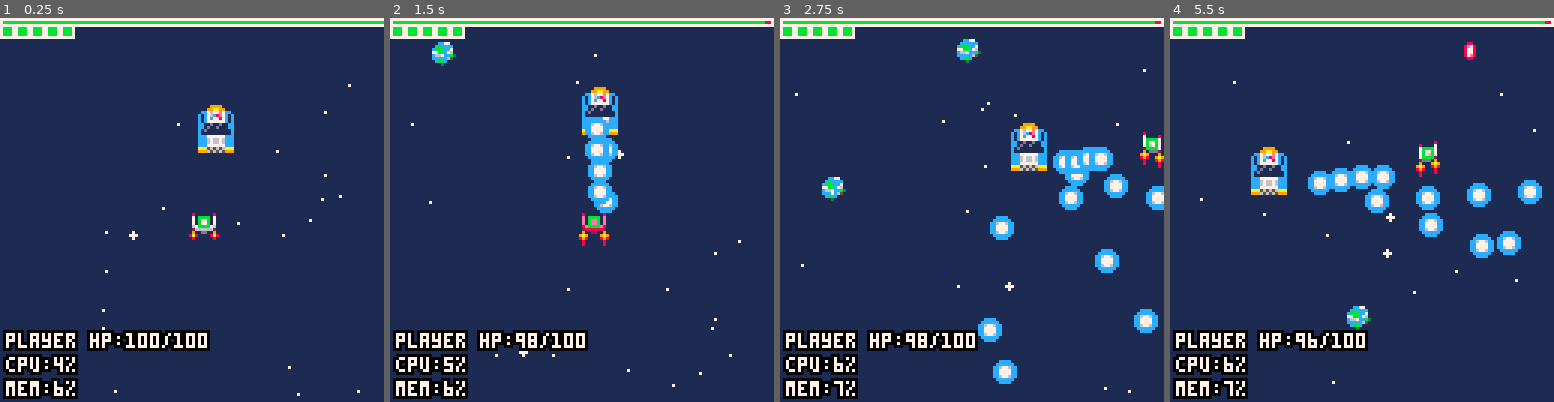
Above: before the commit, frames 1-4 (left to right).
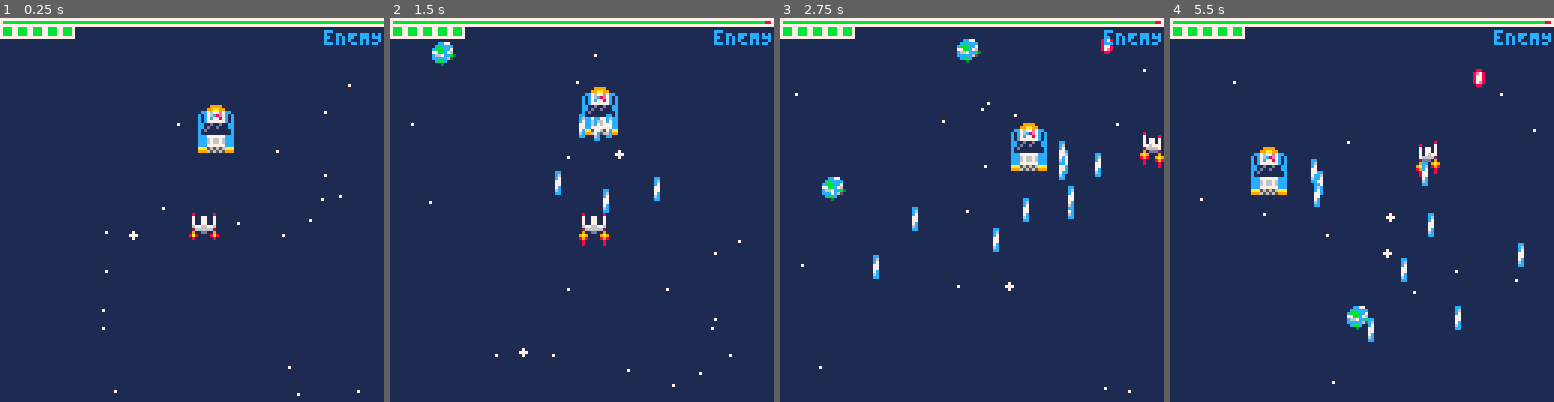
Above: after the commit, the same moments.

Repository: QuentinWidlocher/YogcastJam2020
Game: PICO-8 cartridge game.p8
Same seed, same stepped clock (60 frames per second), same inputs: the game is played once before the commit and once after it.
Inputs:
- Up to frame 1 (0.25 s): no input
- Up to frame 2 (1.5 s): tap X (X key) at 0.33, 1.07 s; tap O (Z key) at 0.7 s
- Up to frame 3 (2.75 s): hold Right 1.6-2.1 s; tap O (Z key) at 1.7, 2.1, 2.5 s; tap X (X key) at 1.85 s; hold Up 2.15-2.42 s; hold Right from 2.47 s (still down)
- Up to frame 4 (5.5 s): tap O (Z key) every 0.4 s from 2.9 to 5.3 s; tap X (X key) at 2.97, 4.08, 5.2 s; release Right at 3.03 s; hold Left 3.08-3.58 s; hold Down 3.63-3.97 s; hold Right 4.02-4.68 s; hold Up 4.73-5.03 s; hold Left from 5.08 s (still down)

The runs differ from the first frame. In frame 1, 5.0% of the frame differs, in the area x 0-100%, y 3-100%; in frame 2, 6.7%; in frame 3, 8.8%; in frame 4, 8.9%.

Commit message:
:art: Changed the ShootingTypes so they can store bullet info

Diff:
--- a/game.p8
+++ b/game.p8
@@ -84,14 +84,14 @@
 00000000000000000000000000000000000000000000000000000000000000000000000000000000000000000000000000000000000000000000000000000000
 00000000000000000000000000000000000000000000000000000000000000000000000000000000000000000000000000000000000000000000000000000000
 00000000000000000000000000000000000000000000000000000000000000000000000000000000000000000000000000000000000000000000000000000000
-000000999900000000cccc0000000000000000000000000000000000000000000000000000000000000000000000000000000000000000000000000000000000
-0000099aa99000000cccccc000088000000000000000000000000000000000000000000000000000000000000000000000000000000000000000000000000000
-000cc7677e7cc000cc6776cc008e7800000000000000000000000000000000000000000000000000000000000000000000000000000000000000000000000000
-00c1c76c8e7c1c00cc7777cc00877800000000000000000000000000000000000000000000000000000000000000000000000000000000000000000000000000
-00c1c7c7787c1c00cc7777cc00877800000000000000000000000000000000000000000000000000000000000000000000000000000000000000000000000000
-00c1c777777c1c00cc6776cc0087e800000000000000000000000000000000000000000000000000000000000000000000000000000000000000000000000000
-00cc11d11d11cc000cccccc000088000000000000000000000000000000000000000000000000000000000000000000000000000000000000000000000000000
-00cc1d11d111cc0000cccc0000000000000000000000000000000000000000000000000000000000000000000000000000000000000000000000000000000000
+000000999900000000cccc000000000000000000000cc00000000000000000000000000000000000000000000000000000000000000000000000000000000000
+0000099aa99000000cccccc00008800006700070000c600000000000000000000000000000000000000000000000000000000000000000000000000088800000
+000cc7677e7cc000cc6776cc008e780000600660000c700000000000000000000000000000000000000000000000000000000000000000000000000080000000
+00c1c76c8e7c1c00cc7777cc00877800000c70000007700000000000000000000000000000000000000000000000000000000000000000000000000088088088
+00c1c7c7787c1c00cc7777cc00877800000cc0000007700000000000000000000000000000000000000000000000000000000000000000000000000080080080
+00c1c777777c1c00cc6776cc0087e800067006000007c00000000000000000000000000000000000000000000000000000000000000000000000000088880080
+00cc11d11d11cc000cccccc000088000060006700006c00000000000000000000000000000000000000000000000000000000000000000000000000000000000
+00cc1d11d111cc0000cccc000000000000000000000cc00000000000000000000000000000000000000000000000000000000000000000000000000000000000
 00c1d11111111c0003333330000a0000000000000000000000000000000000000000000000000000000000000000000000000000000000000000000000000000
 00c1111111111c0033bbbb3300a99000000000000000000000000000000000000000000000000000000000000000000000000000000000000000000000000000
 00ccc777777ccc003b7777b30a676900000000000000000000000000000000000000000000000000000000000000000000000000000000000000000000000000
--- a/src/draw/bossbar.draw.lua
+++ b/src/draw/bossbar.draw.lua
@@ -3,6 +3,8 @@
     rectfill(0,0,SCREEN_SIZE,2,7)
     rectfill(1,1,SCREEN_SIZE-2,1,8)
     rectfill(1,1,(SCREEN_SIZE - 2)*(enemies[1].hp.value+1)/enemies[1].hp.max,1,11)
+
+    print("eNEMY", SCREEN_SIZE - #"eNEMY"*4, 4, 12)
 
     --Phase counters
     local cell_size = 5
--- a/src/draw/main.draw.lua
+++ b/src/draw/main.draw.lua
@@ -12,5 +12,5 @@
     draw_player()
     draw_bullets()
     draw_bossbar()
-    draw_debug(true)
+    draw_debug(false)
 end
--- a/src/helpers.lua
+++ b/src/helpers.lua
@@ -48,7 +48,7 @@
 ---@param y number
 function cooltext(text,x,y)
     print(text,x,y+1,6)
-    print(text,x,y,5)
+    print(text,x,y,7)
 end
 
 ---@param text string
--- a/src/init/enemies.init.lua
+++ b/src/init/enemies.init.lua
@@ -9,7 +9,7 @@
         h = fromOct(2),
         x = SCREEN_SIZE / 2,
         y = SCREEN_SIZE / 4,
-        shootingType = BulletstreamShootingType
+        shootingType = shallowCopy(TrishotShootingType)
     })
 
     add(enemies, enemy)
--- a/src/models/basic-enemy.model.lua
+++ b/src/models/basic-enemy.model.lua
@@ -3,7 +3,7 @@
 ---@field public dir Vector
 ---@field public hp Gauge
 ---@field public movingCooldown Gauge
----@field public shootingCooldown Gauge
+---@field public shootingType.cooldown Gauge
 ---@field public bulletPool Bullet[]
 ---@field public shootingType DefaultShootingType
 BasicEnemy = GameObject:new({
@@ -11,10 +11,9 @@
     dir = getRandomDirection(),
     hp = { value = 100, max = 100 },
     movingCooldown = { value = 0, max = 10 },
-    shootingCooldown = { value = 0, max = 10 },
     hurtCooldown = { value = 0, max = 5 },
-    shootingType = DefaultShootingType,
-    movingType = DefaultEnemyMovingType,
+    shootingType = shallowCopy(DefaultShootingType),
+    movingType = shallowCopy(DefaultEnemyMovingType),
     phase = 5,
     __type = "BasicEnemy",
 })
@@ -30,27 +29,22 @@
 end
 
 function BasicEnemy:shoot()
-    self.shootingCooldown.value = self.shootingCooldown.value + 1
+    self.shootingType.cooldown.value = self.shootingType.cooldown.value + 1
 
-    if self.shootingCooldown.value >= self.shootingCooldown.max then
+    if self.shootingType.cooldown.value >= self.shootingType.cooldown.max then
         local pos = self:getCenteredPos()
         local targetPos = player:getCenteredPos()
 
         self.shootingType.from = pos
         self.shootingType.dir = subtractVectors(pos, targetPos)
 
-        local bullet = Bullet:new(
-            {
-                speed = 1,
-                playerVersion = false,
-            }
-        )
+        local bullet = Bullet:new({ playerVersion = false })
         bullet:init()
 
         self.shootingType:shoot(bullet)
 
         -- reset the cooldown
-        self.shootingCooldown.value = 0
+        self.shootingType.cooldown.value = 0
     end
 end
 
--- a/src/models/bg-particle.model.lua
+++ b/src/models/bg-particle.model.lua
@@ -12,6 +12,6 @@
 end
 
 function BgParticle:update()
-    self.y += self.speed
-    self.lifetime -= 1
+    self.y = self.y + self.speed
+    self.lifetime = self.lifetime - 1
 end
--- a/src/models/bullet.model.lua
+++ b/src/models/bullet.model.lua
@@ -13,7 +13,7 @@
 
     speed = 2,
     dir = { x = 0, y = 0 },
-    life = 50,
+    life = 100,
     dmg = 1,
 
     w = fromOct(1),
--- a/src/models/moving-types/default-enemy.model.lua
+++ b/src/models/moving-types/default-enemy.model.lua
@@ -11,7 +11,7 @@
     end
 
     -- change direction after cooldown
-    if enemy.movingCooldown.value >= enemy.shootingCooldown.max then
+    if enemy.movingCooldown.value >= enemy.movingCooldown.max then
         changeDirection()
     end
 
--- a/src/models/player.model.lua
+++ b/src/models/player.model.lua
@@ -50,19 +50,19 @@
     self.movingx = false
     self.movingy = false
     if btn(GAMEPAD.UP) then
-        self.ay -= 1
+        self.ay = self.ay - 1
         self.movingy = true
     end
     if btn(GAMEPAD.DOWN) then
-        self.ay += 1
+        self.ay = self.ay + 1
         self.movingy = true
     end
     if btn(GAMEPAD.LEFT) then
-        self.ax -= 1
+        self.ax = self.ax - 1
         self.movingx = true
     end
     if btn(GAMEPAD.RIGHT) then
-        self.ax += 1
+        self.ax = self.ax + 1
         self.movingx = true
     end
 end
@@ -113,7 +113,7 @@
 end
 
 function Player:updateFlames()
-    self.flameCounter += 1
+    self.flameCounter = self.flameCounter + 1
     if self.flameCounter % 4 < 2 then
         self.flameSprite = SPRITES.FLAMES.OFF
     else
--- a/src/models/shooting-types/bulletstream.model.lua
+++ b/src/models/shooting-types/bulletstream.model.lua
@@ -1,12 +1,20 @@
+---@class BulletstreamShootingType : ShootingType
 BulletstreamShootingType = shallowCopy(ShootingType)
+BulletstreamShootingType.cooldown = { value = 0, max = 40 }
+BulletstreamShootingType.speed = 2.5
+BulletstreamShootingType.sprite = 68
 
+---@param bullet Bullet
 function BulletstreamShootingType:shoot(bullet)
     bullet.x = self.from.x
     bullet.y = self.from.y
+    bullet.speed = self.speed
+    bullet.top_left_sprite = self.sprite
     bullet.dir = normalize(self.dir)
+
     for i=1,4 do
         local bulletCopy = shallowCopy(bullet)
-        bulletCopy.speed = i
+        bulletCopy.speed = i * (2.5/4)
         add(bulletPool, bulletCopy)
     end
 end
--- a/src/models/shooting-types/default.model.lua
+++ b/src/models/shooting-types/default.model.lua
@@ -1,12 +1,13 @@
 ---@class DefaultShootingType : ShootingType
----@field public from Vector
----@field public dir Vector
 DefaultShootingType = shallowCopy(ShootingType)
+DefaultShootingType.cooldown = { value = 0, max = 20 }
+DefaultShootingType.speed = 2
 
 ---@param bullet Bullet
 function DefaultShootingType:shoot(bullet)
     bullet.x = self.from.x
     bullet.y = self.from.y
+    bullet.speed = self.speed
     bullet.dir = normalize(self.dir)
 
     -- add the bullet to the pool so it'll be drawn and updated
--- a/src/models/shooting-types/homing.model.lua
+++ b/src/models/shooting-types/homing.model.lua
@@ -1,15 +1,20 @@
 ---@class HomingShootingType : ShootingType
----@field public from Vector
----@field public dir Vector
 HomingShootingType = shallowCopy(ShootingType)
+HomingShootingType.cooldown = { value = 0, max = 20 }
+HomingShootingType.speed = 1
+HomingShootingType.sprite = 66
 
 ---@param bullet Bullet
 function HomingShootingType:shoot(bullet)
     bullet.x = self.from.x
     bullet.y = self.from.y
+    bullet.speed = self.speed
+    bullet.top_left_sprite = self.sprite
     bullet.dir = normalize(self.dir)
 
+    -- here we give the bullet another update function because is behavior is different
     function bullet:update()
+        -- First we create a large invisible collider located at the bullet position
         local r = fromOct(4)
         local collider = {
                 x = self.x - r,
@@ -17,13 +22,18 @@
                 w = r * 2,
                 h = r * 2,
             }
+
+        -- We prepare useful functions
         local function collides(e) return e:collide(collider) end
         local function distanceToBullet(v) return getVectorDistance({x = self.x, y = self.y}, v) end
 
         ---@type Vector
         local target = nil
 
+        -- If the player is shooting
         if self.playerVersion then
+
+            -- we locate all the enemis around the bullet
             ---@type BasicEnemy[]
             local hittenEnemies = M.filter(enemies, collides)
 
@@ -31,9 +41,11 @@
 
                 local chosenEnemy
 
+                -- If we located only one target we choose it
                 if (#hittenEnemies == 1) then
                     chosenEnemy = hittenEnemies[1]
                 else
+                    -- else we choose the nearest enemy
                     local sortedEnemies = sort(hittenEnemies, function (e1, e2)
                         return distanceToBullet(e1) - distanceToBullet(e2)
                     end)
@@ -45,13 +57,13 @@
                 end
             end
         else
-            -- try to find the player around the bullet
+            -- if the enemy is shooting, we just look for the player
             if player:collide(collider) then target = player:getCenteredPos() end
         end
 
+        -- If the bullet is near a target it go towards it
         if (target ~= nil) then
             self.dir = normalize(subtractVectors(self:getCenteredPos(), target))
-            log(vectorToString(self.dir))
         end
 
         self.x = self.x + (self.dir.x * self.speed)
--- a/src/models/shooting-types/shooting-type.model.lua
+++ b/src/models/shooting-types/shooting-type.model.lua
@@ -1,9 +1,15 @@
 ---@class ShootingType
 ---@field public from Vector
 ---@field public dir Vector
+---@field public cooldown Gauge
+---@field public speed number
+---@field public sprite number
 ShootingType = {
     from = { x = 0, y = 0},
     dir = { x = 0, y = 0},
+    cooldown = { value = 0, max = 10 },
+    speed = 1,
+    sprite = 79
 }
 
 ---@param bullet Bullet
--- a/src/models/shooting-types/trishot.model.lua
+++ b/src/models/shooting-types/trishot.model.lua
@@ -1,12 +1,15 @@
 ---@class TrishotShootingType : ShootingType
----@field public from Vector
----@field public dir Vector
 TrishotShootingType = shallowCopy(ShootingType)
+TrishotShootingType.cooldown = { value = 0, max = 20 }
+TrishotShootingType.speed = 1
+TrishotShootingType.sprite = 69
 
 ---@param bullet Bullet
 function TrishotShootingType:shoot(bullet)
     bullet.x = self.from.x
     bullet.y = self.from.y
+    bullet.speed = self.speed
+    bullet.top_left_sprite = self.sprite
     bullet.dir = normalize(self.dir)
 
     local rad = 3.14/3.5
